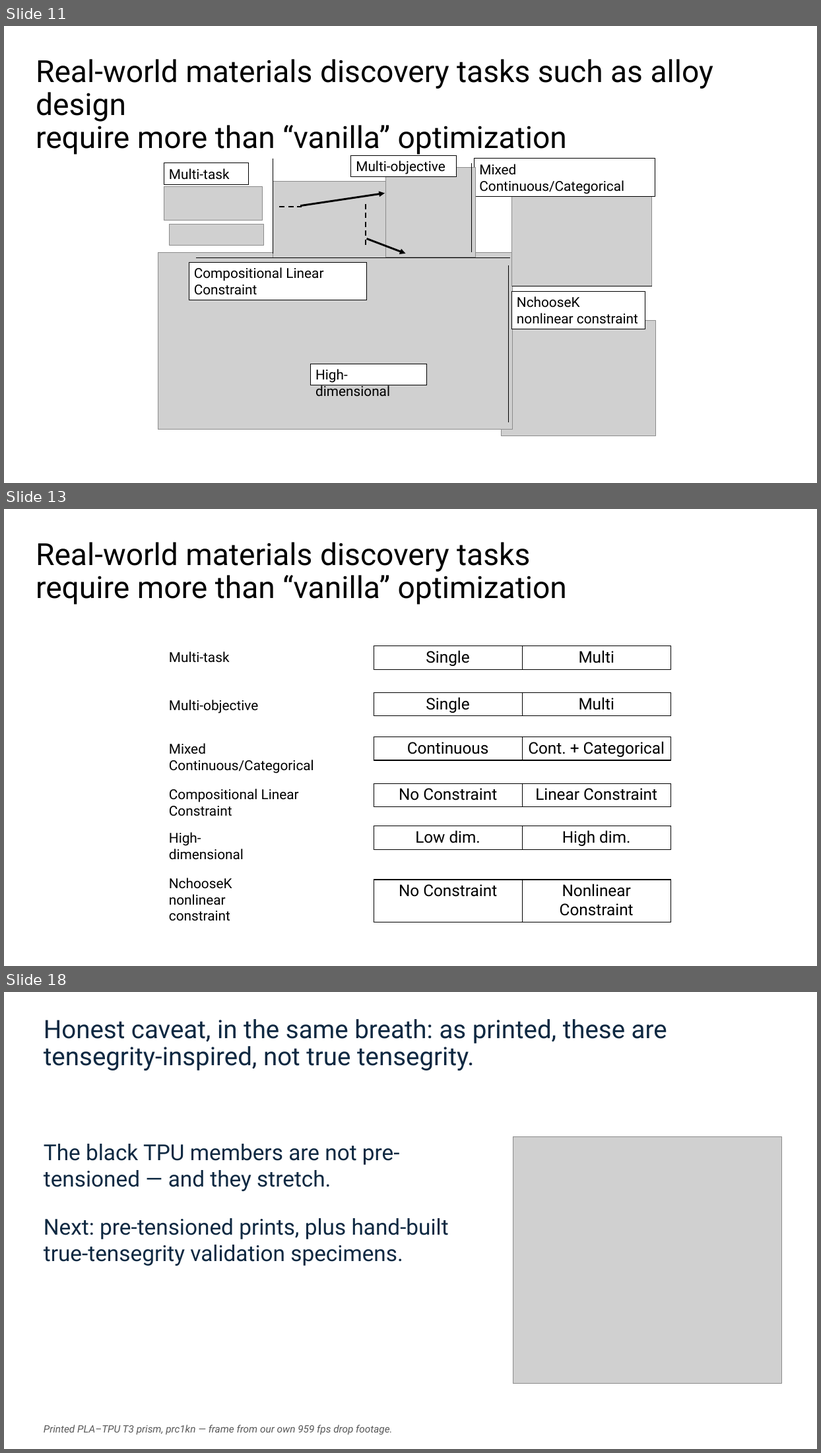
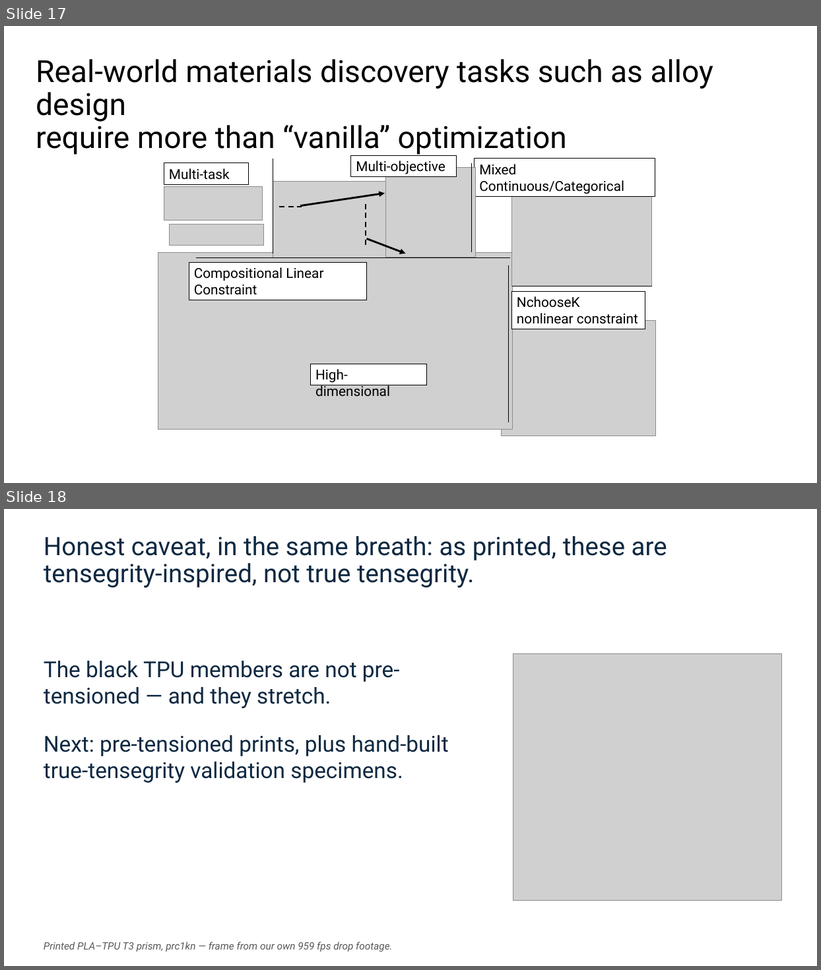
Before and after one commit to vertical-cloud-lab/tensegrity-optimization, a slide deck: presentation/Slide Decks/IDETC Supplement Slides (BO block + gap + video + accel).pptx. Shown one above the other, each under a label of ours: slides 11, 13 and 18 before the commit, slides 17 and 18 after it; the slides between them are not shown. The pictures are 821x1453 and 821x970 pixels, drawn with LibreOffice and Linux fonts; fonts in the diff are those of the drawing; grey boxes stand for pictures. Boxes give left, top, right and bottom in pixels: in the first picture for what was removed or moved away, otherwise in the second. Text is boxed around its words. In the diff, an @@ line names an element or a change of style, - is before the commit and + after.

```diff
--- a/presentation/Slide Decks/IDETC Supplement Slides (BO block + gap + video + accel).pptx
+++ b/presentation/Slide Decks/IDETC Supplement Slides (BO block + gap + video + accel).pptx
@@ slide 13 removed at (4,509,817,966), background #FFFFFF @@
@@ title removed at (36,542,567,605) @@
-Real-world materials discovery tasks
-require more than “vanilla” optimization
@@ table removed at (374,646,671,669), 1 rows, 2 columns @@
-Single | Multi
@@ text removed at (169,652,230,663) @@
-Multi-task
@@ text removed at (169,700,259,714) @@
-Multi-objective
@@ table removed at (374,692,671,716), 1 rows, 2 columns @@
-Single | Multi
@@ text removed at (169,743,314,774) @@
-Mixed Continuous/Categorical
@@ table removed at (374,737,671,760), 1 rows, 2 columns @@
-Continuous | Cont. + Categorical
@@ table removed at (374,784,671,807), 1 rows, 2 columns @@
-No Constraint | Linear Constraint
@@ text removed at (169,789,299,817) @@
-Compositional Linear Constraint
@@ text removed at (169,832,244,860) @@
-High-dimensional
@@ table removed at (374,826,671,850), 1 rows, 2 columns @@
-Low dim. | High dim.
@@ text removed at (169,878,232,921) @@
-NchooseK
-nonlinear constraint
@@ table removed at (374,880,671,923), 1 rows, 2 columns @@
-No Constraint | Nonlinear Constraint
@@ what was slide 11 is now slide 17 @@
```
Also in this commit, not shown: 4 slides changed, 7 slides added, 6 other slides removed, 30 other files.
